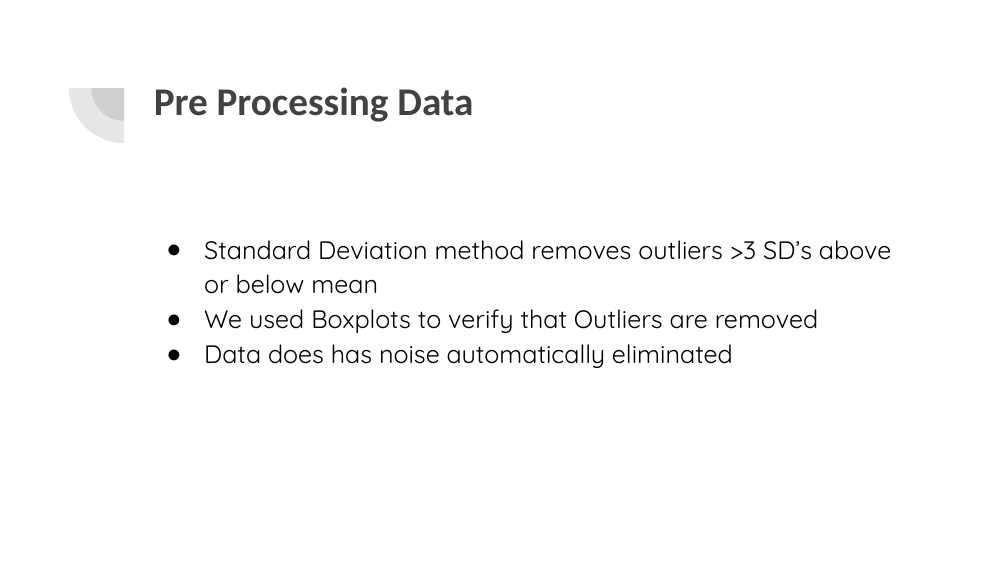
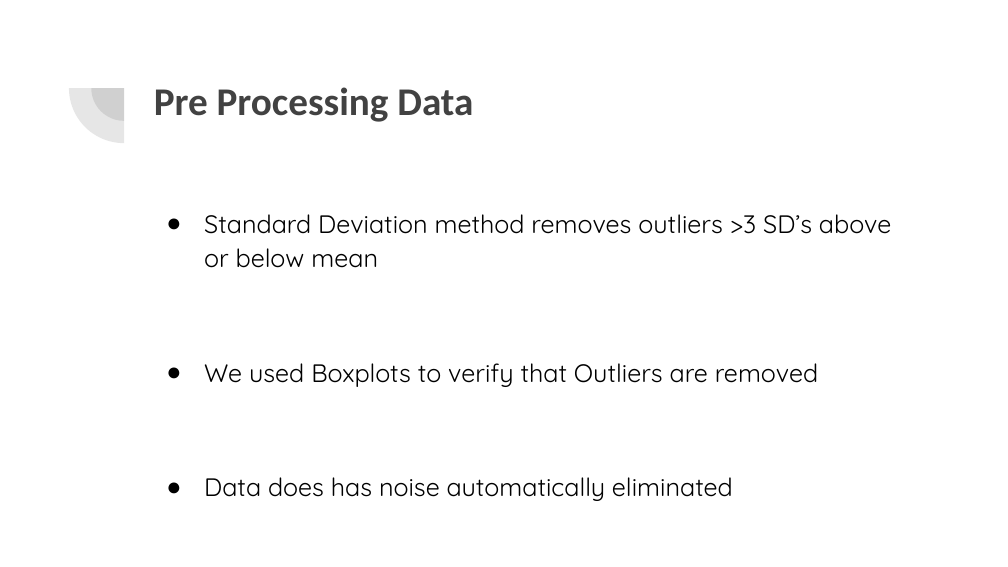
Before and after one commit to ewang24/dataMiningProject, a slide deck: slide 4 of Group Project_ Letter Data Mining.pptx (slide 2 before the commit). Drawn at 1008x567 pixels with LibreOffice and Linux fonts; fonts in the diff are those of the drawing. Boxes give left, top, right and bottom in pixels: in the first picture for what was removed or moved away, otherwise in the second. Text is boxed around its words. In the diff, an @@ line names an element or a change of style, - is before the commit and + after.

```diff
--- a/Group Project_ Letter Data Mining.pptx
+++ b/Group Project_ Letter Data Mining.pptx
@@ text "Standard Deviation method removes outliers ..." moved from (x1=204, y1=240, x2=891, y2=368) to (x1=204, y1=214, x2=891, y2=501) @@
@@ text at (x1=204, y1=214, x2=891, y2=387): more space between paragraphs @@
```
Also in this commit, not shown: 5 other slides changed, 12 slides added, 1 slide removed, 4 other files.
